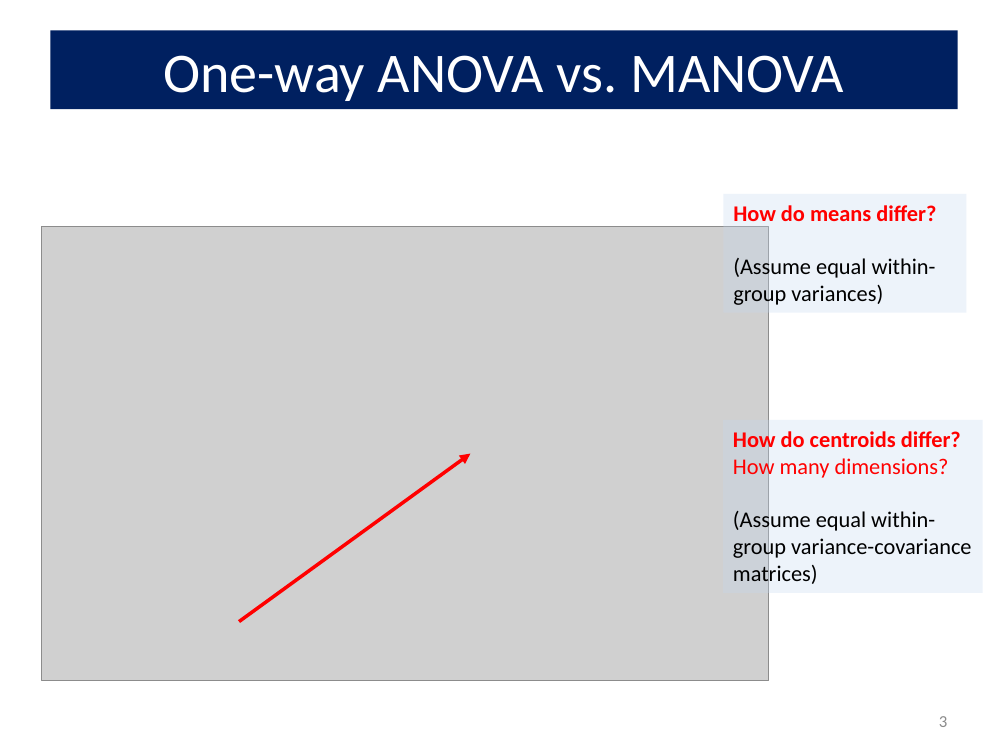
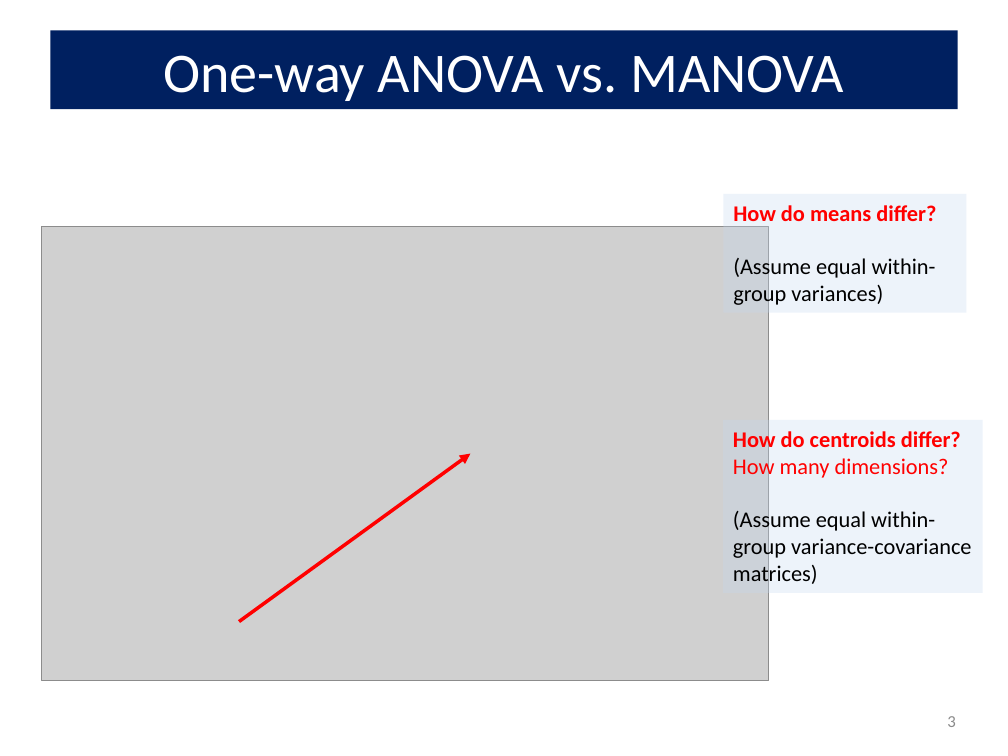
Before and after one commit to friendly/VisMLM-course, a slide deck: slide 3 of lectures/lecture2.pptx. Drawn at 1008x756 pixels with LibreOffice and Linux fonts; fonts in the diff are those of the drawing; grey boxes stand for pictures. Boxes give left, top, right and bottom in pixels: in the first picture for what was removed or moved away, otherwise in the second. Text is boxed around its words. In the diff, an @@ line names an element or a change of style, - is before the commit and + after.

```diff
--- a/lectures/lecture2.pptx
+++ b/lectures/lecture2.pptx
@@ page number: place and size @@
-page number at <box>939,716,947,727</box>
+page number at <box>947,716,955,727</box>
```
Also in this commit, not shown: 1 other slide changed, 4 other files.
